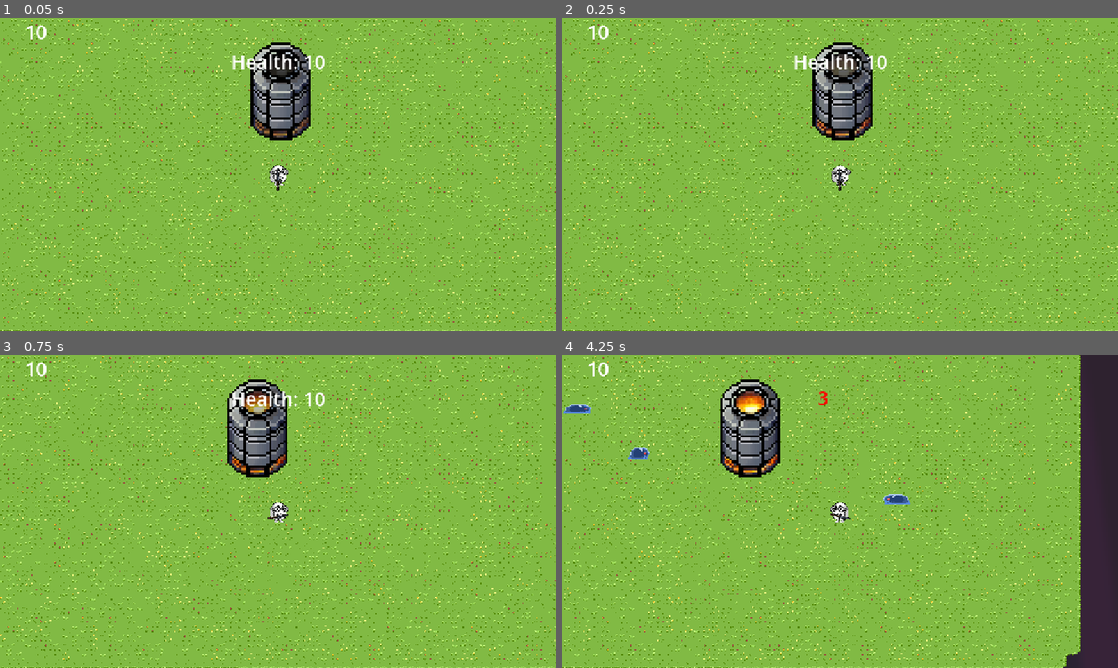
Above: before the commit, frames 1-4 (two rows, left to right).
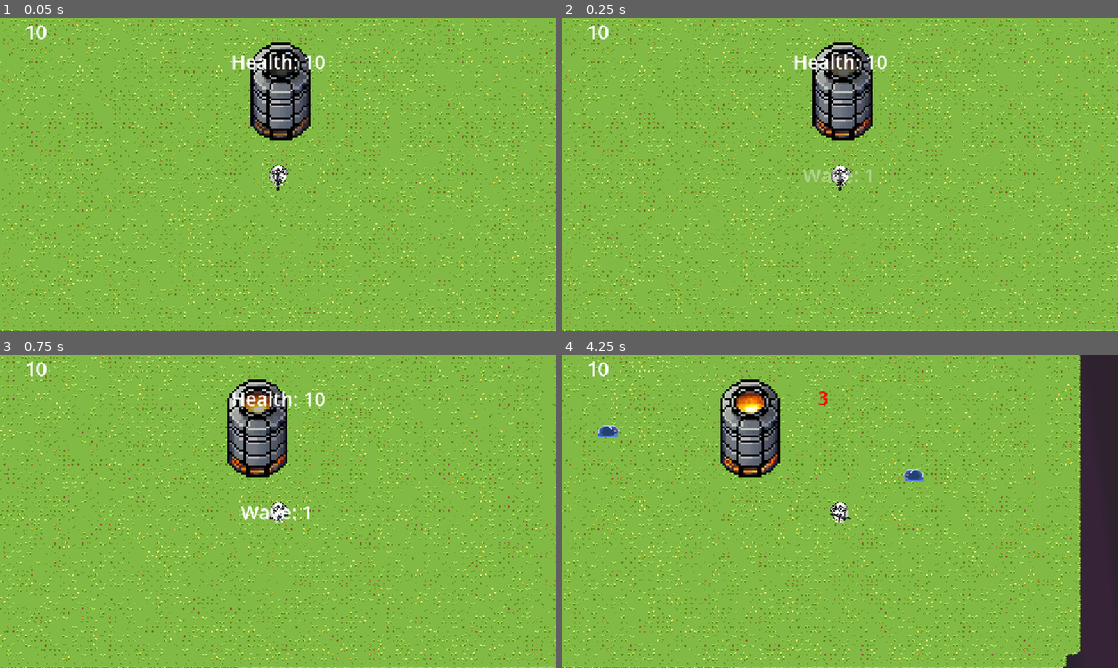
Above: after the commit, the same moments.

Repository: paperparrot5010/sop-jame-2
Game: Godot game, scene res://main file/main.tscn
The game is run twice, just before and just after one commit, with the same random seed, the same clock (stepped at 60 frames per second) and the same inputs. The engine's default icon, where the game draws it, is replaced by a stand-in: a white triangle on a blue panel in a dark square.
Inputs (mouse positions are in pixels of both pictures, inside the frame that each line leads up to):
- Up to frame 1 (0.05 s): no input
- Up to frame 2 (0.25 s): no input
- Up to frame 3 (0.75 s): move the mouse to (400, 495) at 0.52 s; hold D (right) from 0.53 s (still down); tap E (Interact) at 0.6 s
- Up to frame 4 (4.25 s): move the mouse to (728, 527) at 1.27 s; release D (right) at 1.28 s; hold S (down) 1.28-2.03 s; click (728, 527) at 1.35 s; move the mouse to (895, 442) at 2.02 s; hold D (right) 2.03-2.78 s; tap E (Interact) at 2.1, 3.6 s; move the mouse to (812, 574) at 2.77 s; hold W (up) 2.78-3.53 s; click (812, 574) at 2.85 s; move the mouse to (1006, 558) at 3.52 s; hold A (left) from 3.53 s (still down)

Frame 1 is identical in both runs. In frame 2, 0.2% of the frame differs, in the area x 43-56%, y 48-53%; in frame 3, 0.2%; in frame 4, 0.6%, in the area x 0-66%, y 15-48%.

Commit message:
modifying waves

Diff:
--- a/main file/main.tscn
+++ b/main file/main.tscn
@@ -167,6 +167,59 @@
 sources/0 = SubResource("TileSetAtlasSource_ewnu2")
 sources/1 = SubResource("TileSetAtlasSource_sd6jy")
 
+[sub_resource type="Animation" id="Animation_qxj3t"]
+length = 0.001
+tracks/0/type = "value"
+tracks/0/imported = false
+tracks/0/enabled = true
+tracks/0/path = NodePath("RichTextLabel:modulate")
+tracks/0/interp = 1
+tracks/0/loop_wrap = true
+tracks/0/keys = {
+"times": PackedFloat32Array(0),
+"transitions": PackedFloat32Array(1),
+"update": 0,
+"values": [Color(1, 1, 1, 1)]
+}
+
+[sub_resource type="Animation" id="Animation_wiugq"]
+resource_name = "Fade_to_vanish"
+tracks/0/type = "value"
+tracks/0/imported = false
+tracks/0/enabled = true
+tracks/0/path = NodePath("RichTextLabel:modulate")
+tracks/0/interp = 1
+tracks/0/loop_wrap = true
+tracks/0/keys = {
+"times": PackedFloat32Array(0, 1),
+"transitions": PackedFloat32Array(1, 1),
+"update": 0,
+"values": [Color(1, 1, 1, 1), Color(1, 1, 1, 0)]
+}
+
+[sub_resource type="Animation" id="Animation_77iqx"]
+resource_name = "Fade_to_normal"
+length = 0.5
+tracks/0/type = "value"
+tracks/0/imported = false
+tracks/0/enabled = true
+tracks/0/path = NodePath("RichTextLabel:modulate")
+tracks/0/interp = 1
+tracks/0/loop_wrap = true
+tracks/0/keys = {
+"times": PackedFloat32Array(0.0666667, 0.466667),
+"transitions": PackedFloat32Array(1, 1),
+"update": 0,
+"values": [Color(1, 1, 1, 0), Color(1, 1, 1, 1)]
+}
+
+[sub_resource type="AnimationLibrary" id="AnimationLibrary_7rtee"]
+_data = {
+&"Fade_to_normal": SubResource("Animation_77iqx"),
+&"Fade_to_vanish": SubResource("Animation_wiugq"),
+&"RESET": SubResource("Animation_qxj3t")
+}
+
 [node name="Main" type="Node2D"]
 
 [node name="StarryBackground-Layer01-Void" type="Sprite2D" parent="."]
@@ -224,3 +277,29 @@
 
 [node name="SpawnPoint9" type="Node2D" parent="."]
 position = Vector2(586, 128)
+
+[node name="CanvasLayer(wave no)" type="CanvasLayer" parent="."]
+
+[node name="RichTextLabel" type="RichTextLabel" parent="CanvasLayer(wave no)"]
+anchors_preset = 8
+anchor_left = 0.5
+anchor_top = 0.5
+anchor_right = 0.5
+anchor_bottom = 0.5
+offset_left = -78.0
+offset_top = -27.5
+offset_right = 78.0
+offset_bottom = 27.5
+grow_horizontal = 2
+grow_vertical = 2
+theme_override_font_sizes/normal_font_size = 40
+bbcode_enabled = true
+text = "[shake]Wave 1"
+fit_content = true
+
+[node name="AnimationPlayer" type="AnimationPlayer" parent="CanvasLayer(wave no)"]
+libraries = {
+&"": SubResource("AnimationLibrary_7rtee")
+}
+
+[node name="Timer" type="Timer" parent="CanvasLayer(wave no)"]
--- a/main file/wave_manager.gd
+++ b/main file/wave_manager.gd
@@ -1,5 +1,8 @@
 extends Node
-
+@onready var rich_text_label: RichTextLabel = $"../CanvasLayer(wave no)/RichTextLabel"
+@onready var animation_player: AnimationPlayer = $"../CanvasLayer(wave no)/AnimationPlayer"
+@onready var timer: Timer = $"../CanvasLayer(wave no)/Timer"
+var no_of_wave = 1
 @export var enemy_scene: PackedScene
 @export var spawn_points: Array[Node2D]
 
@@ -39,10 +42,16 @@
 	start_next_wave()
 
 func start_next_wave() -> void:
+	rich_text_label.text = "Wave: " + str(no_of_wave)
+	timer.start()
+	animation_player.play("Fade_to_normal")
+	await timer.timeout
+	animation_player.play("Fade_to_vanish")
 	current_wave += 1
 	if current_wave > wave_data.size():
 		print("All waves completed!")
 		return
+
 
 	var wave_info = wave_data[current_wave - 1]
 	enemies_spawned_in_wave = 0
@@ -53,6 +62,7 @@
 	print("Starting Wave ", current_wave)
 	spawn_timer.wait_time = wave_info["spawn_interval"]
 	spawn_timer.start()
+	no_of_wave += 1
 
 func _on_spawn_timer_timeout() -> void:
 	if enemies_spawned_in_wave < wave_data[current_wave - 1]["enemy_count"]:
Not shown: 1 places in main file/main.tscn that only renumber resources
